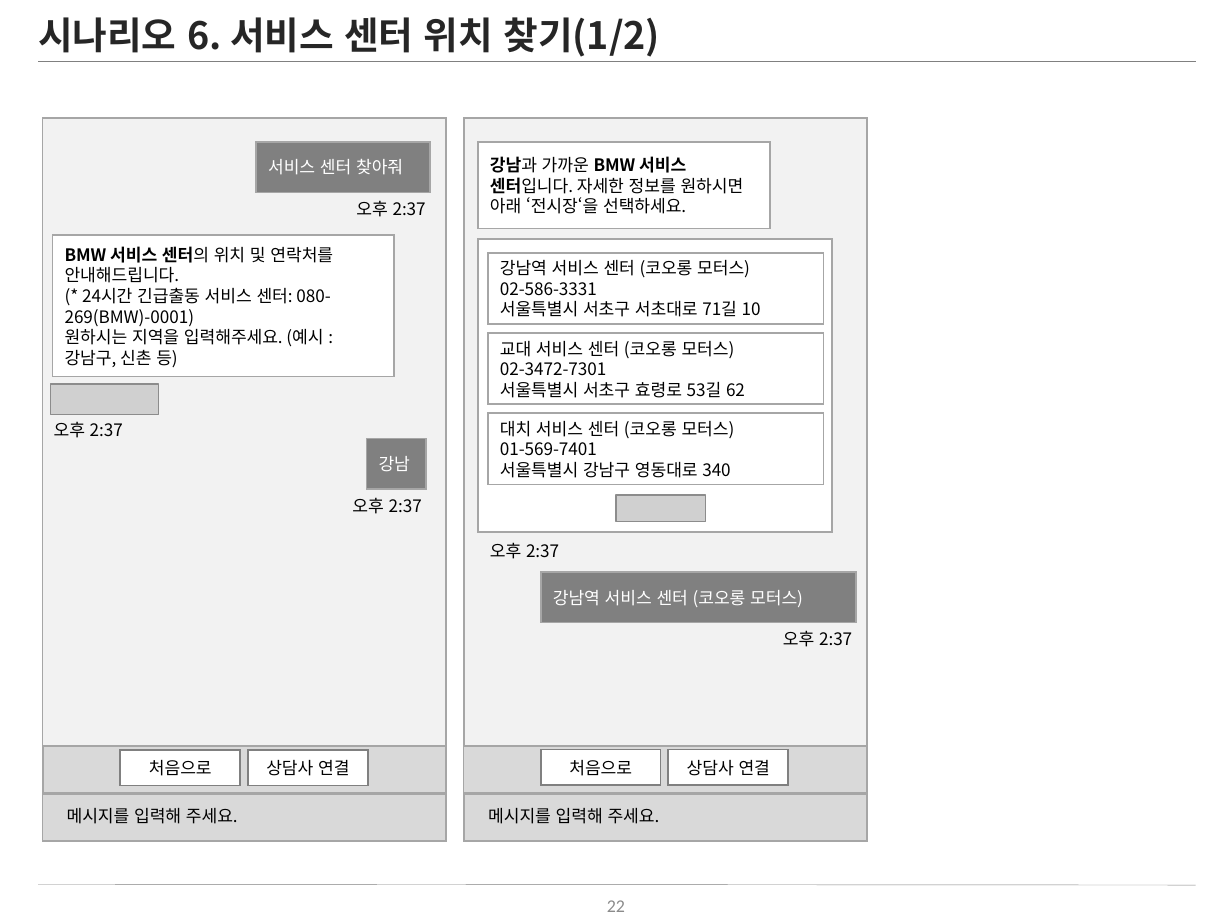
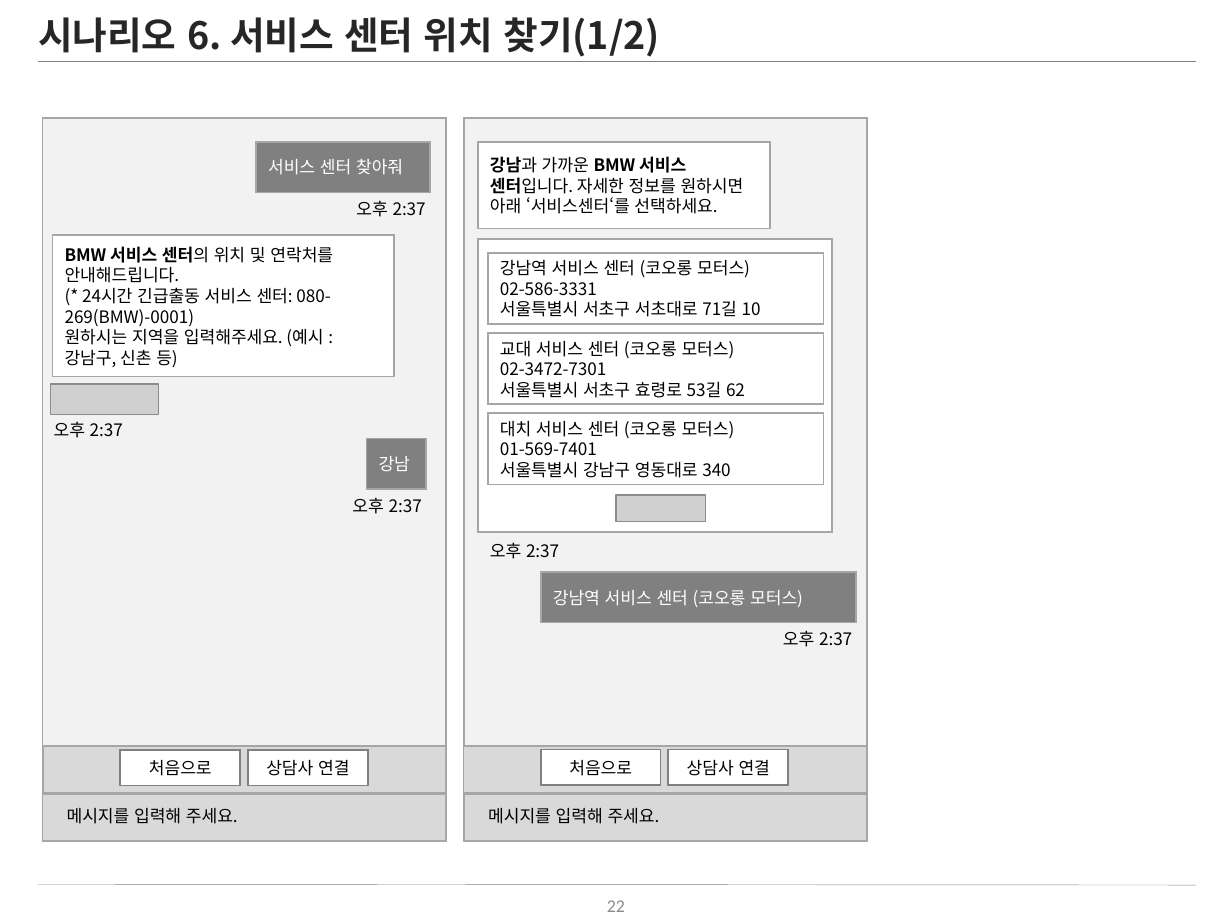
Before and after one commit to taeyoonahn/Research, a slide deck: slide 22 of bmw_chatbot/BMW_챗봇_화면설계_v1.2.pptx. Drawn at 1232x924 pixels with LibreOffice and Linux fonts; fonts in the diff are those of the drawing; grey boxes stand for pictures; background and template pictures are left out. Boxes give left, top, right and bottom in pixels: in the first picture for what was removed or moved away, otherwise in the second. Text is boxed around its words. In the diff, an @@ line names an element or a change of style, - is before the commit and + after.

Commit message:
220317

```diff
--- a/bmw_chatbot/BMW_챗봇_화면설계_v1.2.pptx
+++ b/bmw_chatbot/BMW_챗봇_화면설계_v1.2.pptx
@@ text in rectangle at box(490, 156, 744, 214): text changed @@
-강남과 가까운 BMW 서비스 센터입니다. 자세한 정보를 원하시면 아래 ‘전시장‘을 선택하세요.
+강남과 가까운 BMW 서비스 센터입니다. 자세한 정보를 원하시면 아래 ‘서비스센터‘를 선택하세요.
```
